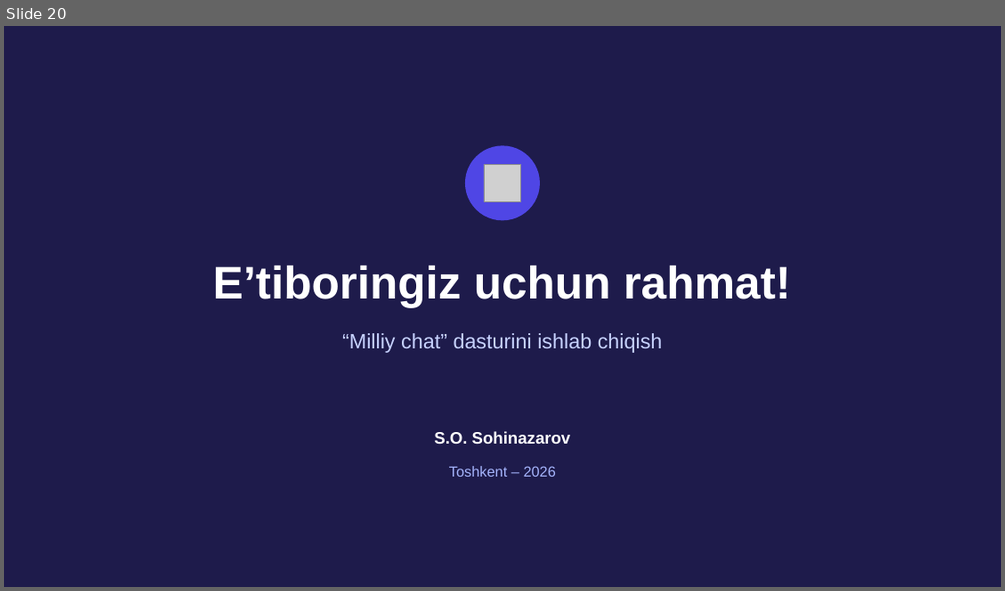
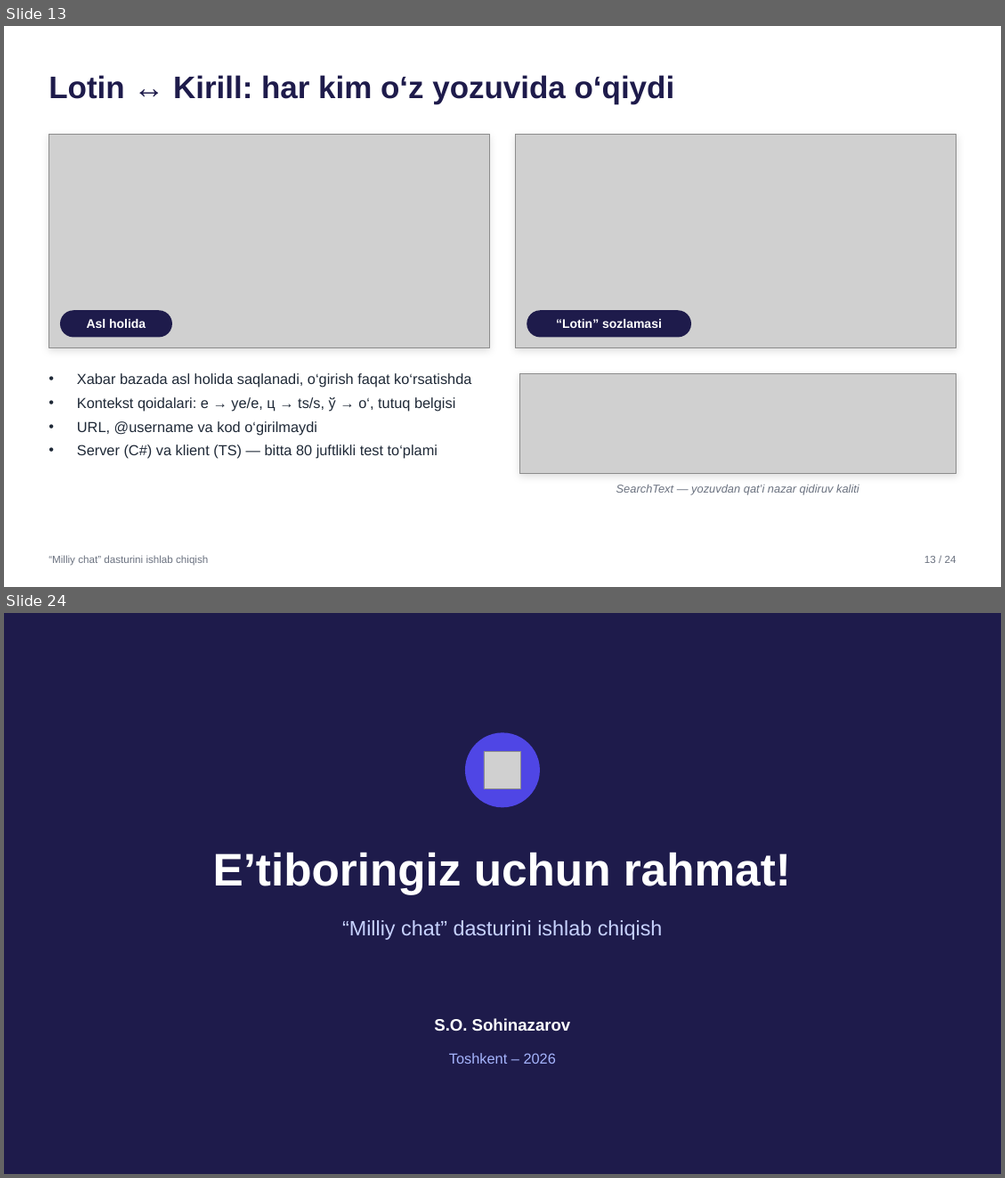
Before and after one commit to SardorSohinazarov/diplom-ish, a slide deck: diplom/Taqdimot_Sohinazarov_Sardor.pptx. Shown one above the other, each under a label of ours: slide 20 before the commit, slides 13 and 24 after it; the slides between them are not shown. The pictures are 1005x591 and 1005x1178 pixels, drawn with LibreOffice and Linux fonts; fonts in the diff are those of the drawing; grey boxes stand for pictures. Boxes give left, top, right and bottom in pixels: in the first picture for what was removed or moved away, otherwise in the second. Text is boxed around its words. In the diff, an @@ line names an element or a change of style, - is before the commit and + after.

```diff
--- a/diplom/Taqdimot_Sohinazarov_Sardor.pptx
+++ b/diplom/Taqdimot_Sohinazarov_Sardor.pptx
@@ slide 13 added at [4,26,1001,587], background #FFFFFF @@
@@ text added at [48,75,675,103], 30 pt, text #1E1B4B, bold @@
+Lotin ↔ Kirill: har kim o‘z yozuvida o‘qiydi
@@ rectangle added at [48,135,489,347], fill #FFFFFF, outline #E5E7EB 0.75 pt @@
@@ picture added at [48,135,489,347] @@
@@ rectangle added at [516,135,956,347], fill #FFFFFF, outline #E5E7EB 0.75 pt @@
@@ picture added at [516,135,956,347] @@
@@ rounded rectangle added at [60,310,172,338], fill #1E1B4B @@
@@ text added at [87,319,146,328], 12 pt, text #FFFFFF, bold @@
+Asl holida
@@ rounded rectangle added at [526,310,691,338], fill #1E1B4B @@
@@ text added at [556,319,662,328], 12 pt, text #FFFFFF, bold @@
+“Lotin” sozlamasi
@@ text added at [77,373,471,459], 14 pt, text #1F2937 @@
+• Xabar bazada asl holida saqlanadi, o‘girish faqat ko‘rsatishda
+• Kontekst qoidalari: е → ye/e, ц → ts/s, ў → o‘, tutuq belgisi
+• URL, @username va kod o‘girilmaydi
+• Server (C#) va klient (TS) — bitta 80 juftlikli test to‘plami
@@ rectangle added at [520,374,956,473], fill #FFFFFF, outline #E5E7EB 0.75 pt @@
@@ picture added at [520,374,956,473] @@
@@ text added at [616,483,859,495], 11 pt, text #6B7280, italic @@
+SearchText — yozuvdan qat’i nazar qidiruv kaliti
@@ text added at [48,555,208,565], 10 pt, text #6B7280 @@
+“Milliy chat” dasturini ishlab chiqish
@@ text added at [924,556,956,563], 10 pt, text #6B7280 @@
+13 / 24
@@ what was slide 20 is now slide 24 @@
```
Also in this commit, not shown: 18 slides changed, 3 other slides added, 2 other files.
